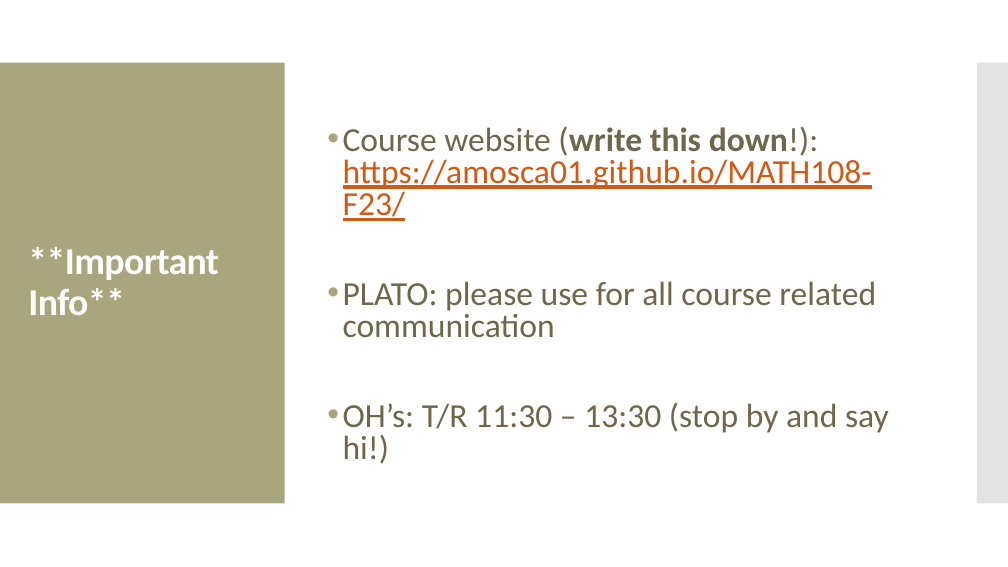
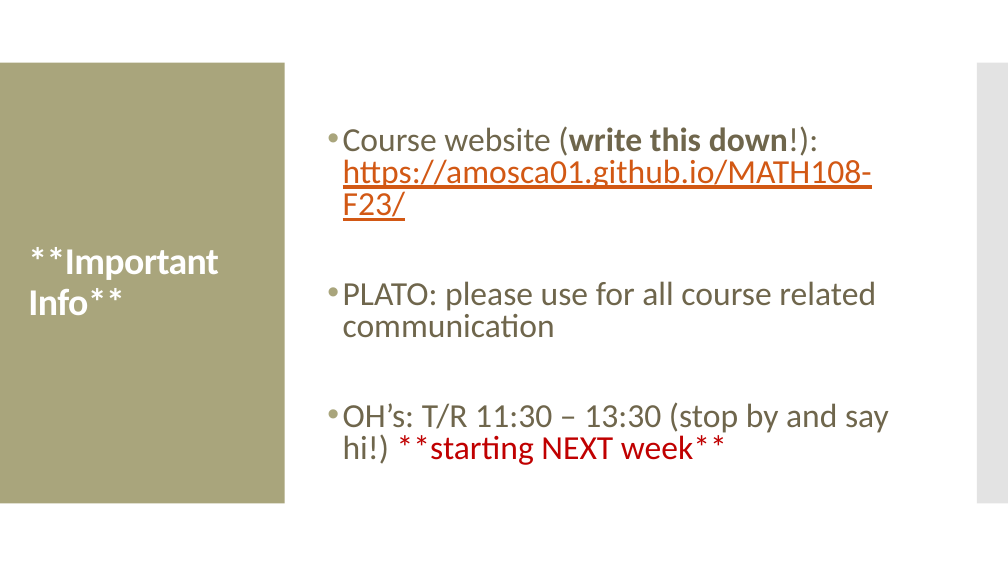
Before and after one commit to amosca01/MATH108-F23, a slide deck: slide 11 of slides/01-welcome.pptx. Drawn at 1008x567 pixels with LibreOffice and Linux fonts; fonts in the diff are those of the drawing. Boxes give left, top, right and bottom in pixels: in the first picture for what was removed or moved away, otherwise in the second. Text is boxed around its words. In the diff, an @@ line names an element or a change of style, - is before the commit and + after.

```diff
--- a/slides/01-welcome.pptx
+++ b/slides/01-welcome.pptx
@@ text at [343,402,889,465]: text changed @@
-• OH’s: T/R 11:30 – 13:30 (stop by and say hi!)
+• OH’s: T/R 11:30 – 13:30 (stop by and say hi!) **starting NEXT week**
```
Also in this commit, not shown: 1 other file.
